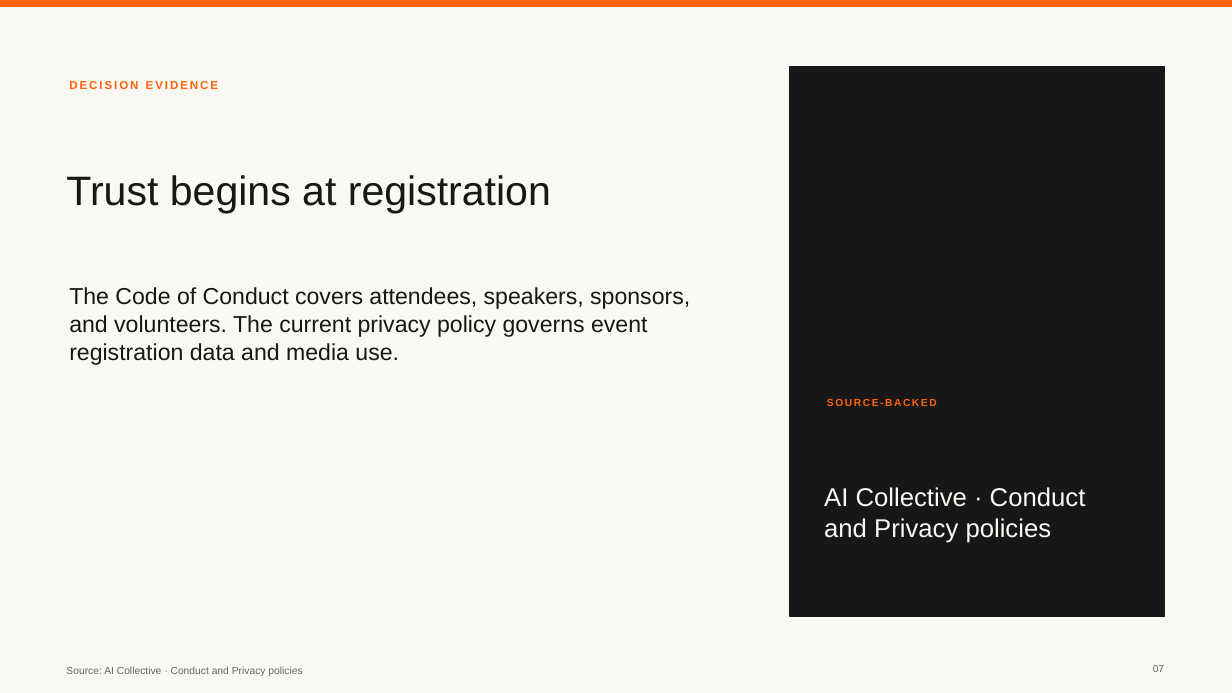
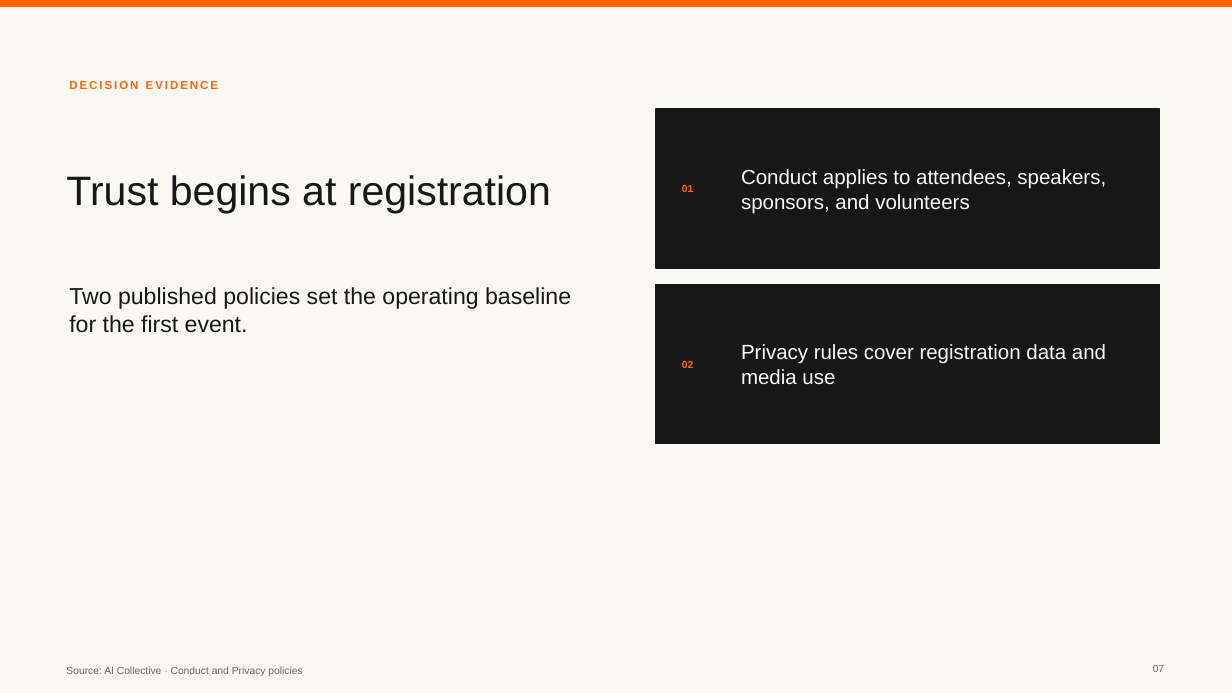
Before and after one commit to daniel-p-green/OAI-Build-Week-2026, a slide deck: slide 7 of artifacts/spikes/intent-profile-review-2026-07-15/board-presentation.pptx. Drawn at 1232x693 pixels with LibreOffice and Linux fonts; fonts in the diff are those of the drawing. Boxes give left, top, right and bottom in pixels: in the first picture for what was removed or moved away, otherwise in the second. Text is boxed around its words. In the diff, an @@ line names an element or a change of style, - is before the commit and + after.

```diff
--- a/artifacts/spikes/intent-profile-review-2026-07-15/board-presentation.pptx
+++ b/artifacts/spikes/intent-profile-review-2026-07-15/board-presentation.pptx
@@ rectangle added at [656, 109, 1160, 268], fill #171717, outline #171717 1 pt @@
@@ text added at [741, 169, 1106, 213], 16 pt, text #FAF8F3 @@
+Conduct applies to attendees, speakers, sponsors, and volunteers
@@ text added at [682, 185, 693, 192], 8 pt, text #FF640D, bold @@
+01
@@ text removed at [69, 287, 690, 365] @@
-The Code of Conduct covers attendees, speakers, sponsors, and volunteers. The current privacy policy governs event registration data and media use.
@@ text added at [69, 287, 571, 333], 18 pt, text #171717 @@
+Two published policies set the operating baseline for the first event.
@@ rectangle: place and size @@
-rectangle at [790, 67, 1165, 616]
+rectangle at [656, 285, 1160, 444]
@@ text added at [741, 344, 1106, 384], 16 pt, text #FAF8F3 @@
+Privacy rules cover registration data and media use
@@ text added at [682, 361, 693, 368], 8 pt, text #FF640D, bold @@
+02
@@ text removed at [827, 399, 937, 406] @@
-SOURCE-BACKED
@@ text removed at [824, 487, 1086, 543] @@
-AI Collective · Conduct and Privacy policies
```
Also in this commit, not shown: 33 other files.
